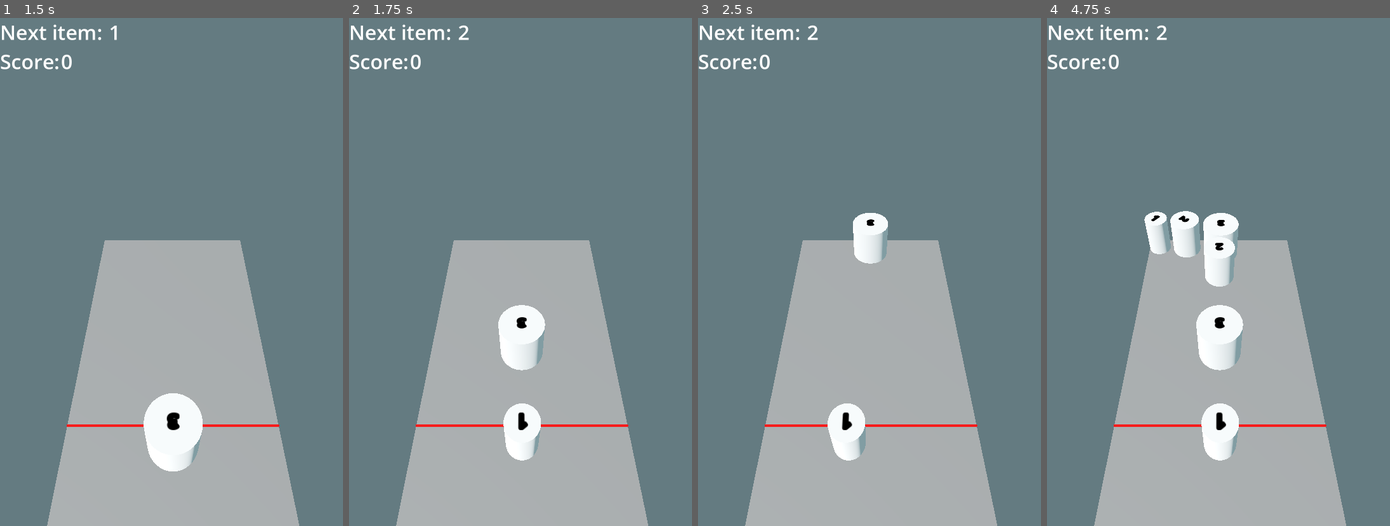
Above: before the commit, frames 1-4 (left to right).
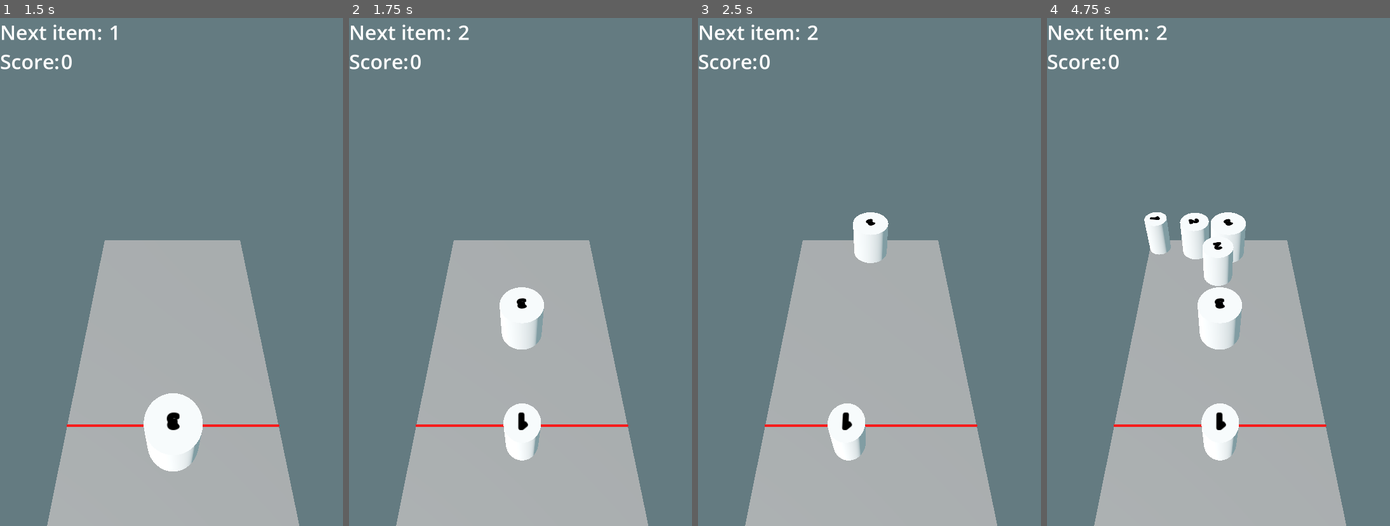
Above: after the commit, the same moments.

Repository: s3rius/bowling-merge
Game: Godot game, scene res://scenes/menus/MainMenu.tscn
The game is run twice, just before and just after one commit, with the same random seed, the same clock (stepped at 60 frames per second) and the same inputs.
Inputs (mouse positions are in pixels of both pictures, inside the frame that each line leads up to):
- Up to frame 1 (1.5 s): click "Start" at 0.5 s; tap Enter at 1.25 s; move the mouse to (246, 246) at 1.27 s; click (246, 246) at 1.42 s
- Up to frame 2 (1.75 s): no input
- Up to frame 3 (2.5 s): drag from (800, 297) to (852, 373) at 2.02 s
- Up to frame 4 (4.75 s): move the mouse to (1252, 160) at 2.77 s; click (1252, 160) at 2.92 s; drag from (1201, 373) to (1115, 195) at 3.52 s; move the mouse to (1321, 348) at 4.27 s; click (1321, 348) at 4.42 s

Frame 1 is identical in both runs. In frame 2, 1.2% of the frame differs, in the area x 43-58%, y 53-70%; in frame 3, less than 0.1%; in frame 4, 2.4%, in the area x 28-58%, y 38-70%.

Commit message:
Small updates.

Diff:
--- a/scenes/game.tscn
+++ b/scenes/game.tscn
@@ -52,7 +52,6 @@
 [node name="GameScene" type="Node3D"]
 script = ExtResource("1_uwrxv")
 pawn_scene = ExtResource("2_yqjtg")
-pawn_velocity = 4.0
 
 [node name="MainCamera" type="Camera3D" parent="."]
 transform = Transform3D(-1, -4.3711385e-08, 7.5710346e-08, 2.642675e-08, 0.6743668, 0.7383966, -8.333288e-08, 0.7383966, -0.6743668, 0.013, 3.154984, -0.66493535)
--- a/scripts/pawn.gd
+++ b/scripts/pawn.gd
@@ -12,6 +12,8 @@
 func _ready() -> void:
 	self.contact_monitor = false
 	self.max_contacts_reported = 100
+	self.axis_lock_angular_z = true
+	self.axis_lock_angular_x = true
 	self.connect("body_entered", _on_body_entered)
 
 func disable_pawn_collisions():
@@ -30,10 +32,10 @@
 func set_pawn_type(ptype: int):
 	self.pawn_type = ptype
 	var scale_factor = 1.0 + (0.4 * self.pawn_type)
-	var new_scale = Vector3(scale_factor, 1.0, scale_factor)
+	var scale_vector = Vector3(scale_factor, 1.0, scale_factor)
 	self.mass = ptype * 15
-	$Collider.scale = new_scale
-	$Mesh.scale = new_scale
+	$Collider.scale = scale_vector
+	$Mesh.scale = scale_vector
 	$Mark.text = str(ptype)
 
 func _on_body_entered(body: Node) -> void:
